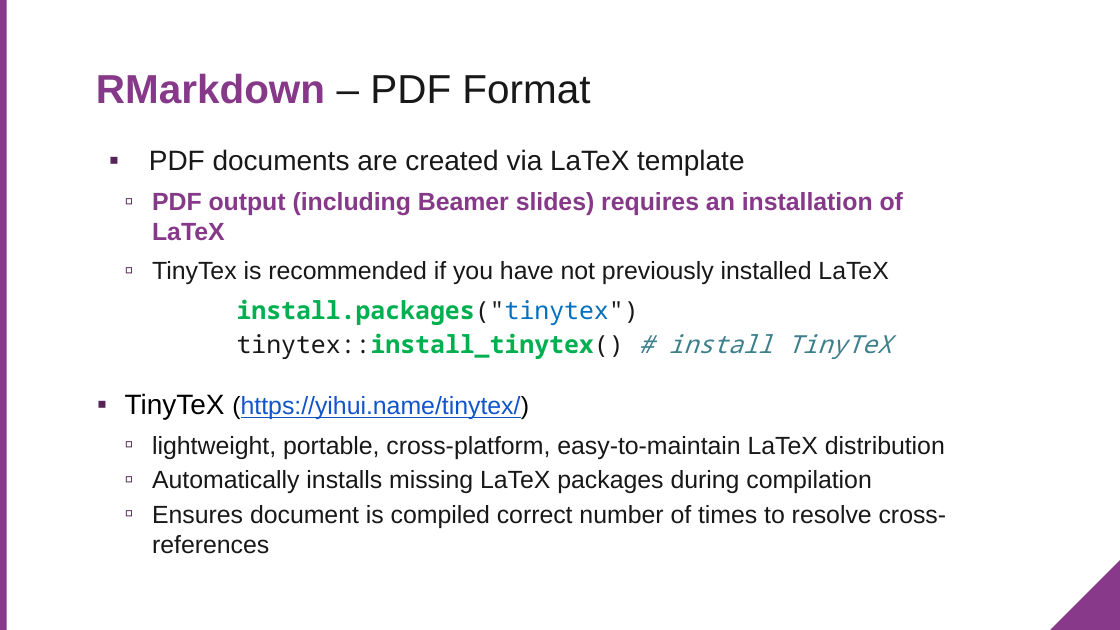
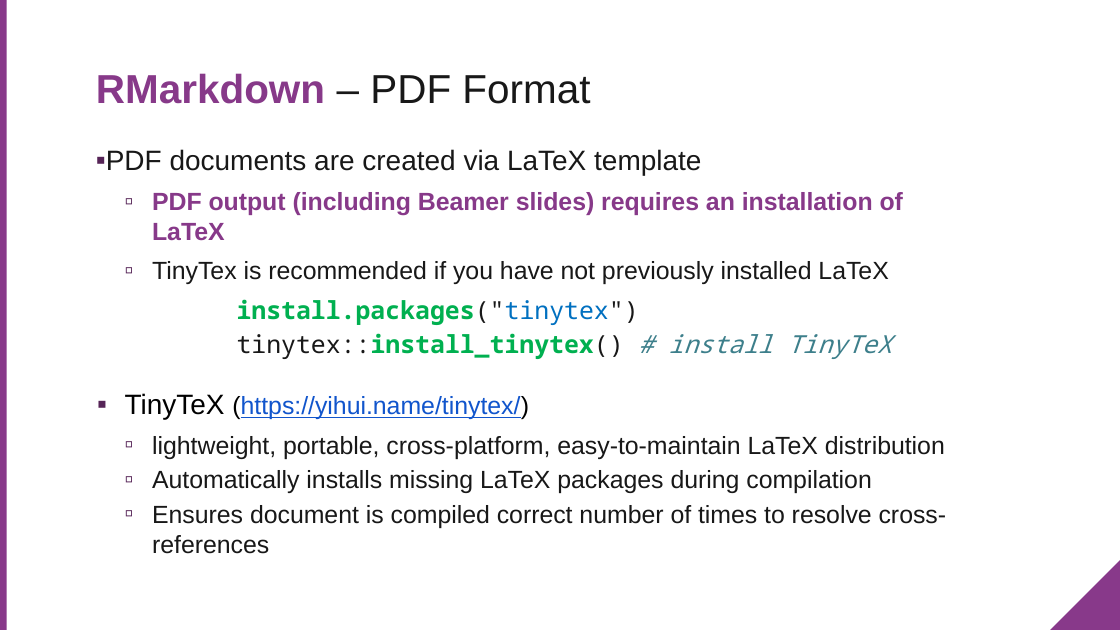
Before and after one commit to RLadiesCharlottesville/Presentations, a slide deck: slide 21 of 2019-08-27-R_Tutorial_RMarkdown_Tidyverse.pptx (slide 20 before the commit). Drawn at 1120x630 pixels with LibreOffice and Linux fonts; fonts in the diff are those of the drawing; background and template pictures are left out. Boxes give left, top, right and bottom in pixels: in the first picture for what was removed or moved away, otherwise in the second. Text is boxed around its words. In the diff, an @@ line names an element or a change of style, - is before the commit and + after.

```diff
--- a/2019-08-27-R_Tutorial_RMarkdown_Tidyverse.pptx
+++ b/2019-08-27-R_Tutorial_RMarkdown_Tidyverse.pptx
@@ text "PDF documents are created via ..." at [96,149,947,554]: text colour #3D808C to #3D7F8B in "# install TinyTeX"; indent changed; less space between paragraphs; more space between paragraphs @@
```
Also in this commit, not shown: 29 other slides changed, 2 slides added, 1 slide removed.
